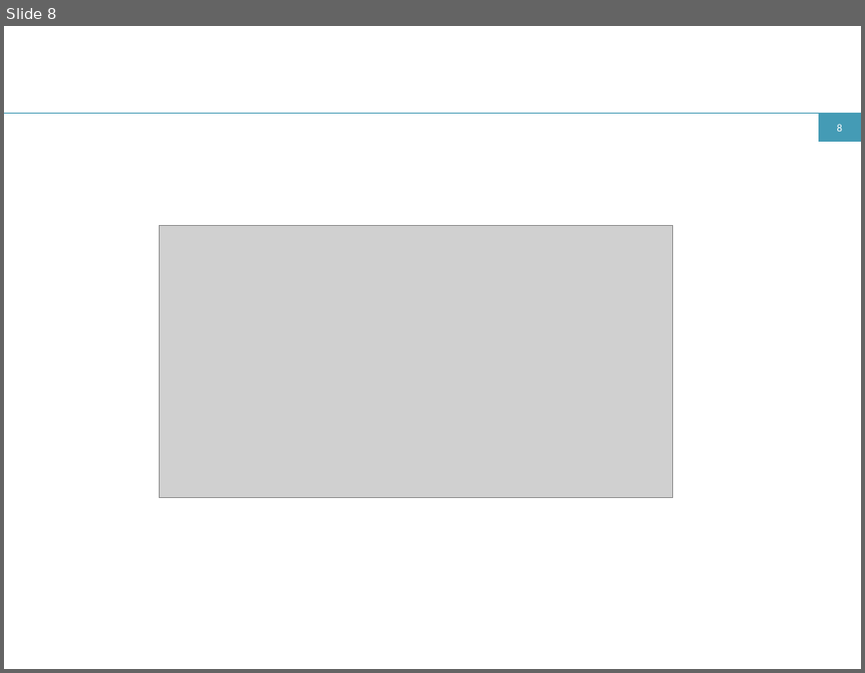
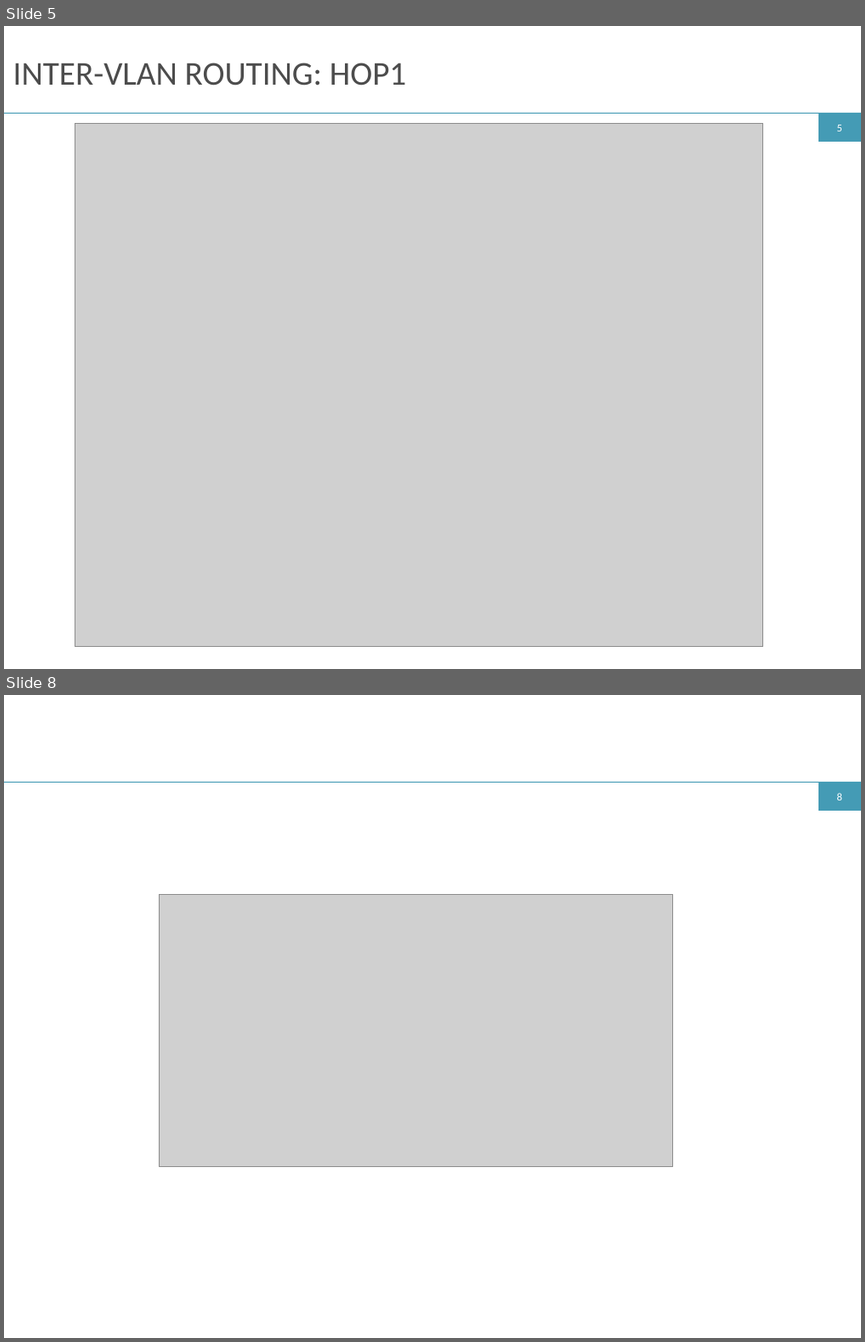
Before and after one commit to ryzhyk/cocoon, a slide deck: doc/netpl16/talk/cocoon.odp. Shown one above the other, each under a label of ours: slide 8 before the commit, slides 5 and 8 after it; the slides between them are not shown. The pictures are 865x673 and 865x1342 pixels, drawn with LibreOffice and Linux fonts; fonts in the diff are those of the drawing; grey boxes stand for pictures. Boxes give left, top, right and bottom in pixels: in the first picture for what was removed or moved away, otherwise in the second. Text is boxed around its words. In the diff, an @@ line names an element or a change of style, - is before the commit and + after.

```diff
--- a/doc/netpl16/talk/cocoon.odp
+++ b/doc/netpl16/talk/cocoon.odp
@@ slide 5 added at [4, 26, 861, 669], background #FFFFFF; not listed: 3 template elements that a slide beside it also shows @@
@@ title added at [13, 63, 406, 86], 28 pt, text #4C4C4C @@
+INTER-VLAN ROUTING: HOP1
@@ picture added at [75, 123, 763, 646] @@
```
Also in this commit, not shown: 1 slide changed, 6 other slides added, 4 slides removed, 1 other file.
